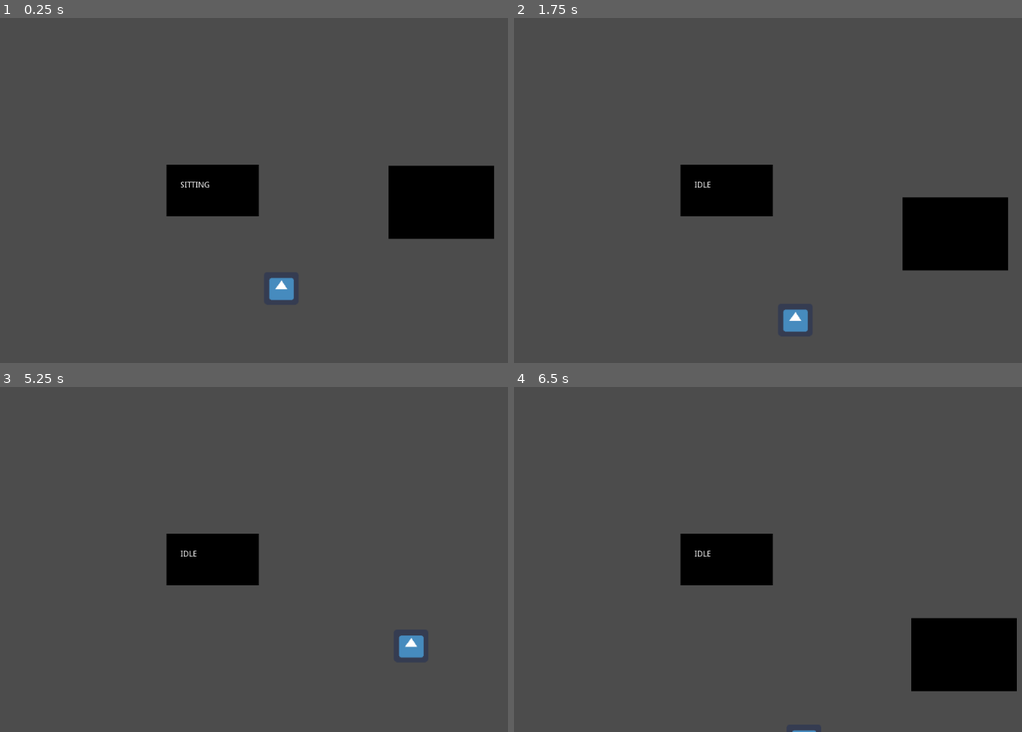
Above: before the commit, frames 1-4 (two rows, left to right).
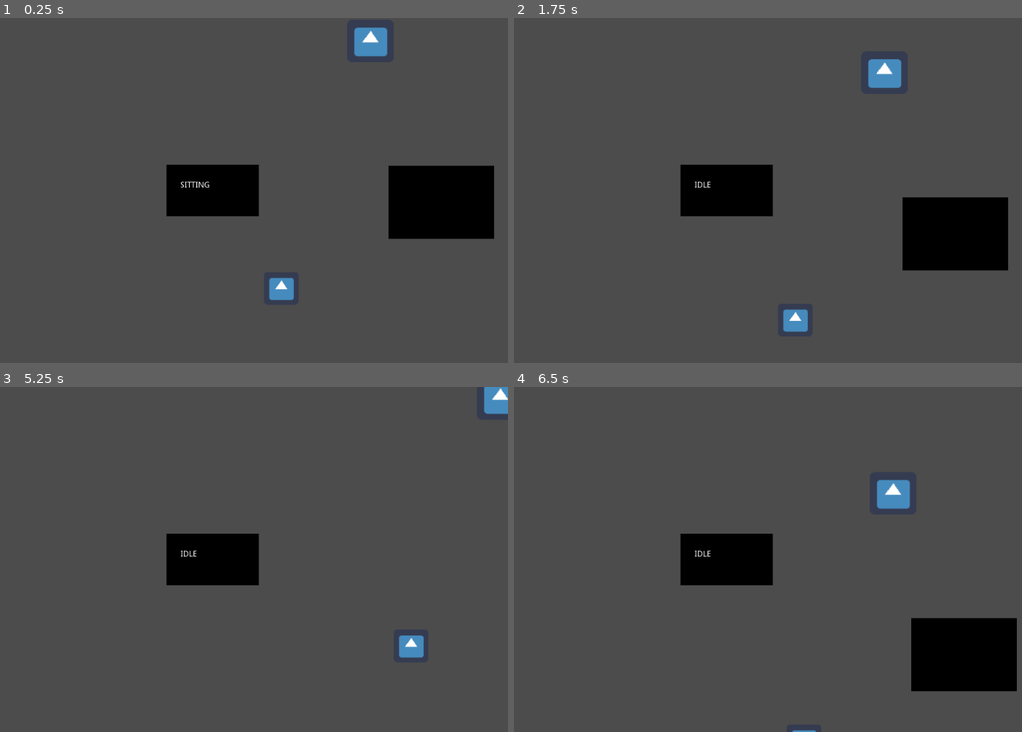
Above: after the commit, the same moments.

Repository: LOVELOVECHAINSAW/train-to-nowhere
Game: Godot game, scene res://scenes/levels/Intro.tscn
Same seed, same stepped clock (60 frames per second), same inputs: the game is played once before the commit and once after it. The engine's default icon, where the game draws it, is replaced by a stand-in: a white triangle on a blue panel in a dark square.
Inputs (mouse positions are in pixels of both pictures, inside the frame that each line leads up to):
- Up to frame 1 (0.25 s): no input
- Up to frame 2 (1.75 s): tap Enter at 0.5 s; move the mouse to (793, 287) at 0.52 s; hold Up (ui_up) from 0.53 s (still down); click (793, 287) at 0.67 s; tap Space at 1.25 s; move the mouse to (905, 242) at 1.27 s; click (905, 242) at 1.42 s
- Up to frame 3 (5.25 s): move the mouse to (35, 507) at 2.02 s; release Up (ui_up) at 2.03 s; hold Left (ui_left) 2.03-3.53 s; click (35, 507) at 2.17 s; move the mouse to (243, 559) at 2.77 s; click (243, 559) at 2.92 s; move the mouse to (121, 473) at 3.52 s; hold Down (ui_down) 3.53-4.28 s; click (121, 473) at 3.67 s; tap Enter at 4.25 s; move the mouse to (340, 542) at 4.27 s; hold Right (ui_right) 4.28-5.03 s; click (340, 542) at 4.42 s; move the mouse to (96, 576) at 5.02 s; hold Up (ui_up) from 5.03 s (still down); click (96, 576) at 5.17 s
- Up to frame 4 (6.5 s): move the mouse to (783, 483) at 5.77 s; release Up (ui_up) at 5.78 s; hold Right (ui_right) from 5.78 s (still down); click (783, 483) at 5.92 s

The runs differ from the first frame. In frame 1, 0.6% of the frame differs, in the area x 69-77%, y 2-12%; in frame 2, 0.6%; in frame 3, 0.4%; in frame 4, 0.6%, in the area x 71-79%, y 26-36%.

Commit message:
Some characters

Diff:
--- a/entities/items/Item.tscn
+++ b/entities/items/Item.tscn
@@ -26,5 +26,5 @@
 position = Vector2( 0, -0.5 )
 shape = SubResource( 3 )
 
-[connection signal="mouse_entered" from="Area2D" to="." method="_on_Area2D_mouse_entered" flags=3]
+[connection signal="mouse_entered" from="Area2D" to="." method="_on_Area2D_mouse_entered"]
 [connection signal="mouse_exited" from="Area2D" to="." method="_on_Area2D_mouse_exited"]
--- a/entities/player/Player.gd
+++ b/entities/player/Player.gd
@@ -82,9 +82,8 @@
 
 	move_and_slide(velocity)
 
-	# if $animation.current_animation != new_animation:
-	# 	$animation.play(new_animation)
-
+	if $AnimationPlayer.current_animation != new_animation:
+		$AnimationPlayer.play(new_animation)
 
 # Called every frame. 'delta' is the elapsed time since the previous frame.
 #func _process(delta):
--- a/entities/player/Player.tscn
+++ b/entities/player/Player.tscn
@@ -22,6 +22,18 @@
 "update": 1,
 "values": [  ]
 }
+
+[sub_resource type="Animation" id=4]
+resource_name = "walk_down"
+
+[sub_resource type="Animation" id=5]
+resource_name = "walk_left"
+
+[sub_resource type="Animation" id=6]
+resource_name = "walk_right"
+
+[sub_resource type="Animation" id=7]
+resource_name = "walk_up"
 
 [node name="Player" type="KinematicBody2D"]
 script = ExtResource( 1 )
@@ -59,6 +71,10 @@
 
 [node name="AnimationPlayer" type="AnimationPlayer" parent="."]
 anims/standing_up = SubResource( 3 )
+anims/walk_down = SubResource( 4 )
+anims/walk_left = SubResource( 5 )
+anims/walk_right = SubResource( 6 )
+anims/walk_up = SubResource( 7 )
 
 [connection signal="animation_finished" from="AnimationPlayer" to="." method="_on_animation_finished"]
 
--- /dev/null
+++ b/scenes/characters/Character.gd
@@ -0,0 +1,16 @@
+extends Node
+
+
+# Declare member variables here. Examples:
+# var a = 2
+# var b = "text"
+
+
+# Called when the node enters the scene tree for the first time.
+func _ready():
+	pass # Replace with function body.
+
+
+# Called every frame. 'delta' is the elapsed time since the previous frame.
+#func _process(delta):
+#	pass
--- /dev/null
+++ b/scenes/characters/Character.tscn
@@ -0,0 +1,18 @@
+[gd_scene load_steps=4 format=2]
+
+[ext_resource path="res://icon.png" type="Texture" id=1]
+[ext_resource path="res://scenes/characters/Conductor.gd" type="Script" id=2]
+
+[sub_resource type="RectangleShape2D" id=1]
+extents = Vector2( 41, 38 )
+
+[node name="StaticBody2D2" type="StaticBody2D"]
+
+[node name="Sprite" type="Sprite" parent="."]
+position = Vector2( -0.5, 0 )
+scale = Vector2( 1.26563, 1.15625 )
+texture = ExtResource( 1 )
+
+[node name="CollisionShape2D" type="CollisionShape2D" parent="."]
+shape = SubResource( 1 )
+script = ExtResource( 2 )
--- /dev/null
+++ b/scenes/characters/Conductor.gd
@@ -0,0 +1,16 @@
+extends "res://scenes/characters/Character.gd"
+
+
+# Declare member variables here. Examples:
+# var a = 2
+# var b = "text"
+
+
+# Called when the node enters the scene tree for the first time.
+func _ready():
+	pass # Replace with function body.
+
+
+# Called every frame. 'delta' is the elapsed time since the previous frame.
+#func _process(delta):
+#	pass
--- /dev/null
+++ b/scenes/characters/Conductor.tscn
@@ -0,0 +1,5 @@
+[gd_scene load_steps=2 format=2]
+
+[ext_resource path="res://scenes/characters/Character.tscn" type="PackedScene" id=1]
+
+[node name="StaticBody2D" instance=ExtResource( 1 )]
--- a/scenes/levels/Intro.tscn
+++ b/scenes/levels/Intro.tscn
@@ -1,8 +1,9 @@
-[gd_scene load_steps=4 format=2]
+[gd_scene load_steps=5 format=2]
 
 [ext_resource path="res://scenes/props/Chair.tscn" type="PackedScene" id=1]
 [ext_resource path="res://entities/player/Player.tscn" type="PackedScene" id=2]
 [ext_resource path="res://entities/items/Item.tscn" type="PackedScene" id=3]
+[ext_resource path="res://scenes/characters/Character.tscn" type="PackedScene" id=4]
 
 [node name="Node2D" type="Node2D"]
 
@@ -14,3 +15,6 @@
 
 [node name="Item" parent="." instance=ExtResource( 3 )]
 position = Vector2( 262, 312 )
+
+[node name="StaticBody2D" parent="." instance=ExtResource( 4 )]
+position = Vector2( 417, -118 )
Not shown: 1 places in entities/player/Player.tscn that only renumber resources
